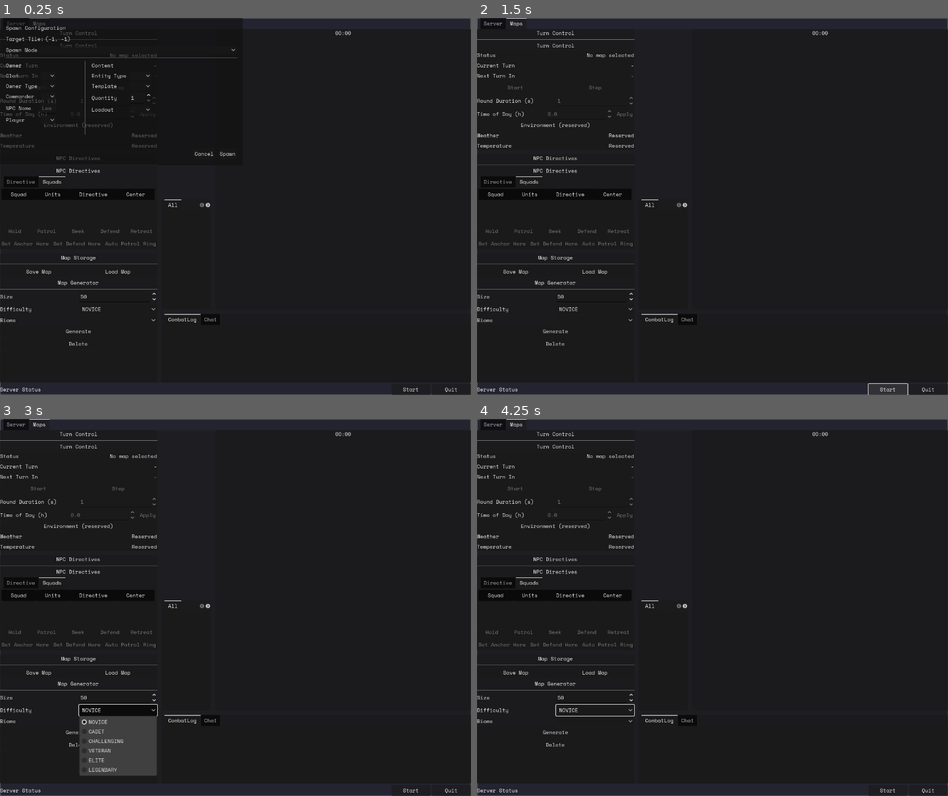
Above: before the commit, frames 1-4 (two rows, left to right).
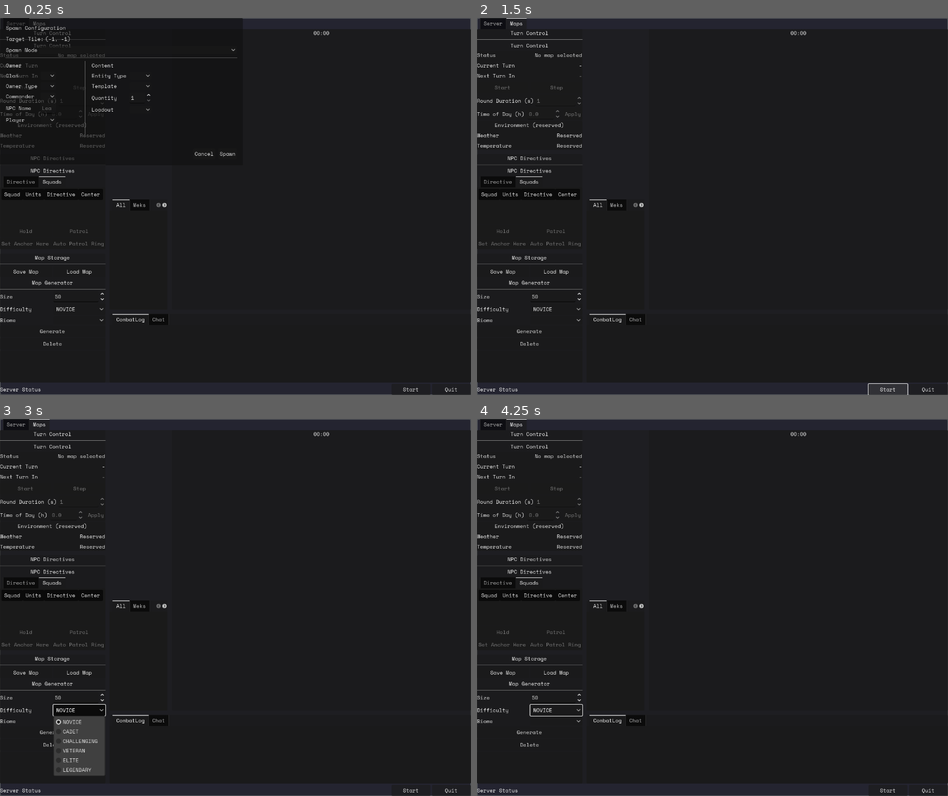
Above: after the commit, the same moments.

Repository: Galfurian/mekalingus_server
Game: Godot game, scene res://scenes/ui/server_gui.tscn
Two runs of this game, one before a commit and one after it. Both use one fixed random seed, a clock stepped at 60 frames per second and the inputs below.
Inputs (mouse positions are in pixels of both pictures, inside the frame that each line leads up to; where the layout moved, square brackets give the same spot in the first picture):
- Up to frame 1 (0.25 s): no input
- Up to frame 2 (1.5 s): click (524, 108) at 0.52 s; type "Alex" at 0.6 s; click "Start" at 1.25 s
- Up to frame 3 (3 s): click "Start" at 2 s; click "NOVICE" at 2.75 s
- Up to frame 4 (4.25 s): click (557, 720) [594, 720] at 3.5 s

The runs differ from the first frame. In frame 1, 1.5% of the frame differs, in the area x 0-75%, y 3-87%; in frame 2, 1.7%; in frame 3, 4.3%, in the area x 0-75%, y 3-95%; in frame 4, 1.8%.

Commit message:
refactor(ai): simplify directives to hold and patrol

Diff:
--- a/scenes/ui/npc_directive_panel.tscn
+++ b/scenes/ui/npc_directive_panel.tscn
@@ -148,21 +148,6 @@
 size_flags_horizontal = 3
 text = "Patrol"
 
-[node name="QuickSeek" type="Button" parent="TabContainer/Squads/QuickButtons"]
-layout_mode = 2
-size_flags_horizontal = 3
-text = "Seek"
-
-[node name="QuickDefend" type="Button" parent="TabContainer/Squads/QuickButtons"]
-layout_mode = 2
-size_flags_horizontal = 3
-text = "Defend"
-
-[node name="QuickRetreat" type="Button" parent="TabContainer/Squads/QuickButtons"]
-layout_mode = 2
-size_flags_horizontal = 3
-text = "Retreat"
-
 [node name="AnchorButtons" type="HBoxContainer" parent="TabContainer/Squads"]
 layout_mode = 2
 
@@ -171,11 +156,6 @@
 size_flags_horizontal = 3
 text = "Set Anchor Here"
 
-[node name="SetDefendHere" type="Button" parent="TabContainer/Squads/AnchorButtons"]
-layout_mode = 2
-size_flags_horizontal = 3
-text = "Set Defend Here"
-
 [node name="AutoPatrolRing" type="Button" parent="TabContainer/Squads/AnchorButtons"]
 layout_mode = 2
 size_flags_horizontal = 3
--- a/scripts/data/map/controllers/strategy/ai_planner.gd
+++ b/scripts/data/map/controllers/strategy/ai_planner.gd
@@ -218,9 +218,9 @@
 				plan,
 				source,
 				squad_center,
-				state.anchor_position,
-				state.anchor_position,
-				state.leash_radius,
+				squad_center,
+				squad_center,
+				maxi(1, state.compact_radius + 1),
 				state.compact_radius,
 				true
 			)
@@ -233,53 +233,12 @@
 				source,
 				squad_center,
 				patrol_target,
-				state.anchor_position,
-				state.leash_radius * 2,
+				Vector2i.ZERO,
+				0,
 				state.compact_radius,
 				false
 			)
 			score = 4.0
-
-		NPC_DIRECTIVE_STATE.Directive.SEEK_AND_DESTROY:
-			var enemy_target: MapCombatEntity = AIUtils.get_most_vulnerable_enemy(plan.game_map, source, 9999)
-			if enemy_target:
-				destination = AIUtils.find_furthest_progress_along_path(
-					plan.game_map,
-					source.position,
-					enemy_target.position,
-					source.combatant.speed
-				)
-			score = 2.0
-
-		NPC_DIRECTIVE_STATE.Directive.DEFEND_POINT:
-			var defend_target: Vector2i = state.defend_position
-			if defend_target == Vector2i.ZERO:
-				defend_target = state.anchor_position
-			destination = _pick_destination_for_objective(
-				plan,
-				source,
-				squad_center,
-				defend_target,
-				defend_target,
-				state.leash_radius,
-				state.compact_radius,
-				true
-			)
-			score = 3.5
-
-		NPC_DIRECTIVE_STATE.Directive.RETREAT_TO_SAFE_ZONE:
-			var safe_target: Vector2i = state.anchor_position
-			destination = _pick_destination_for_objective(
-				plan,
-				source,
-				squad_center,
-				safe_target,
-				safe_target,
-				state.leash_radius,
-				state.compact_radius,
-				true
-			)
-			score = 4.5
 
 		_:
 			destination = source.position
--- a/scripts/data/map/controllers/strategy/npc_directive_state.gd
+++ b/scripts/data/map/controllers/strategy/npc_directive_state.gd
@@ -5,9 +5,6 @@
 enum Directive {
 	HOLD_PERIMETER,
 	PATROL,
-	SEEK_AND_DESTROY,
-	DEFEND_POINT,
-	RETREAT_TO_SAFE_ZONE,
 }
 
 
@@ -27,7 +24,7 @@
 
 static func from_dict(data: Dictionary) -> NpcDirectiveState:
 	var state := NpcDirectiveState.new()
-	state.directive = int(data.get("directive", Directive.HOLD_PERIMETER))
+	state.directive = _normalize_legacy_directive(int(data.get("directive", Directive.HOLD_PERIMETER)))
 	state.anchor_position = Utils.deserialize_position(data.get("anchor_position", [0, 0]))
 	state.defend_position = Utils.deserialize_position(data.get("defend_position", [0, 0]))
 	state.patrol_index = max(0, int(data.get("patrol_index", 0)))
@@ -45,6 +42,18 @@
 		state.patrol_index = 0
 
 	return state
+
+
+static func _normalize_legacy_directive(raw_directive: int) -> int:
+	# Legacy mapping:
+	# 0 HOLD_PERIMETER -> HOLD_PERIMETER
+	# 1 PATROL -> PATROL
+	# 2 SEEK_AND_DESTROY -> PATROL
+	# 3 DEFEND_POINT -> HOLD_PERIMETER
+	# 4 RETREAT_TO_SAFE_ZONE -> HOLD_PERIMETER
+	if raw_directive == 1 or raw_directive == 2:
+		return Directive.PATROL
+	return Directive.HOLD_PERIMETER
 
 
 func to_dict() -> Dictionary:
--- a/scripts/data/map/core/game_map.gd
+++ b/scripts/data/map/core/game_map.gd
@@ -640,19 +640,8 @@
 
 
 func set_owner_defend_from_centroid(owner_key: String) -> void:
-	if owner_key.is_empty():
-		return
-
-	var state: RefCounted = get_owner_directive_by_key(owner_key)
-	if not state:
-		return
-
-	var centroid: Vector2i = _compute_owner_anchor(owner_key)
-	if centroid == Vector2i.ZERO:
-		return
-
-	state.defend_position = centroid
-	owner_directives[owner_key] = state
+	# Defend has been merged into hold behavior.
+	set_owner_anchor_from_centroid(owner_key)
 
 
 func auto_generate_owner_patrol_ring_from_centroid(owner_key: String) -> void:
@@ -712,12 +701,17 @@
 	if anchor == Vector2i.ZERO:
 		return waypoints
 
-	var patrol_radius: int = maxi(2, int(round(leash_radius * 0.75)))
+	var patrol_radius_x: int = maxi(int(map_width * 0.25), leash_radius * 2)
+	var patrol_radius_y: int = maxi(int(map_height * 0.25), leash_radius * 2)
 	var candidates: Array[Vector2i] = [
-		anchor + Vector2i(0, -patrol_radius),
-		anchor + Vector2i(patrol_radius, 0),
-		anchor + Vector2i(0, patrol_radius),
-		anchor + Vector2i(-patrol_radius, 0),
+		anchor + Vector2i(0, -patrol_radius_y),
+		anchor + Vector2i(int(round(patrol_radius_x * 0.7)), -int(round(patrol_radius_y * 0.7))),
+		anchor + Vector2i(patrol_radius_x, 0),
+		anchor + Vector2i(int(round(patrol_radius_x * 0.7)), int(round(patrol_radius_y * 0.7))),
+		anchor + Vector2i(0, patrol_radius_y),
+		anchor + Vector2i(-int(round(patrol_radius_x * 0.7)), int(round(patrol_radius_y * 0.7))),
+		anchor + Vector2i(-patrol_radius_x, 0),
+		anchor + Vector2i(-int(round(patrol_radius_x * 0.7)), -int(round(patrol_radius_y * 0.7))),
 	]
 
 	for point in candidates:
--- a/scripts/scenes/ui/npc_directive_panel.gd
+++ b/scripts/scenes/ui/npc_directive_panel.gd
@@ -16,11 +16,7 @@
 @onready var squad_tree: Tree = $TabContainer/Squads/SquadTree
 @onready var quick_hold_button: Button = $TabContainer/Squads/QuickButtons/QuickHold
 @onready var quick_patrol_button: Button = $TabContainer/Squads/QuickButtons/QuickPatrol
-@onready var quick_seek_button: Button = $TabContainer/Squads/QuickButtons/QuickSeek
-@onready var quick_defend_button: Button = $TabContainer/Squads/QuickButtons/QuickDefend
-@onready var quick_retreat_button: Button = $TabContainer/Squads/QuickButtons/QuickRetreat
 @onready var set_anchor_here_button: Button = $TabContainer/Squads/AnchorButtons/SetAnchorHere
-@onready var set_defend_here_button: Button = $TabContainer/Squads/AnchorButtons/SetDefendHere
 @onready var auto_patrol_ring_button: Button = $TabContainer/Squads/AnchorButtons/AutoPatrolRing
 
 var game_map: GameMap = null
@@ -37,11 +33,7 @@
 	squad_tree.set_column_title(3, "Center")
 	quick_hold_button.pressed.connect(func(): _apply_quick_directive(NPC_DIRECTIVE_STATE.Directive.HOLD_PERIMETER))
 	quick_patrol_button.pressed.connect(func(): _apply_quick_directive(NPC_DIRECTIVE_STATE.Directive.PATROL))
-	quick_seek_button.pressed.connect(func(): _apply_quick_directive(NPC_DIRECTIVE_STATE.Directive.SEEK_AND_DESTROY))
-	quick_defend_button.pressed.connect(func(): _apply_quick_directive(NPC_DIRECTIVE_STATE.Directive.DEFEND_POINT))
-	quick_retreat_button.pressed.connect(func(): _apply_quick_directive(NPC_DIRECTIVE_STATE.Directive.RETREAT_TO_SAFE_ZONE))
 	set_anchor_here_button.pressed.connect(_on_set_anchor_here_pressed)
-	set_defend_here_button.pressed.connect(_on_set_defend_here_pressed)
 	auto_patrol_ring_button.pressed.connect(_on_auto_patrol_ring_pressed)
 	_populate_directive_options()
 	clear()
@@ -80,11 +72,8 @@
 
 func _populate_directive_options() -> void:
 	directive_option.clear()
-	directive_option.add_item("Hold Perimeter")
+	directive_option.add_item("Hold")
 	directive_option.add_item("Patrol")
-	directive_option.add_item("Seek And Destroy")
-	directive_option.add_item("Defend Point")
-	directive_option.add_item("Retreat To Safe Zone")
 
 
 func _refresh_owner_options() -> void:
@@ -215,11 +204,7 @@
 func _toggle_quick_buttons(enabled: bool) -> void:
 	quick_hold_button.disabled = not enabled
 	quick_patrol_button.disabled = not enabled
-	quick_seek_button.disabled = not enabled
-	quick_defend_button.disabled = not enabled
-	quick_retreat_button.disabled = not enabled
 	set_anchor_here_button.disabled = not enabled
-	set_defend_here_button.disabled = not enabled
 	auto_patrol_ring_button.disabled = not enabled
 
 
@@ -267,17 +252,6 @@
 		return
 
 	game_map.set_owner_anchor_from_centroid(owner_key)
-	_refresh_selected_state()
-	_refresh_squad_tree()
-	directives_changed.emit(game_map)
-
-
-func _on_set_defend_here_pressed() -> void:
-	var owner_key: String = _get_selected_owner_key_from_squad_tree()
-	if owner_key.is_empty() or not game_map:
-		return
-
-	game_map.set_owner_defend_from_centroid(owner_key)
 	_refresh_selected_state()
 	_refresh_squad_tree()
 	directives_changed.emit(game_map)
@@ -313,12 +287,6 @@
 			return "Hold"
 		NPC_DIRECTIVE_STATE.Directive.PATROL:
 			return "Patrol"
-		NPC_DIRECTIVE_STATE.Directive.SEEK_AND_DESTROY:
-			return "Seek"
-		NPC_DIRECTIVE_STATE.Directive.DEFEND_POINT:
-			return "Defend"
-		NPC_DIRECTIVE_STATE.Directive.RETREAT_TO_SAFE_ZONE:
-			return "Retreat"
 		_:
 			return "Unknown"
 
--- a/scripts/utils/enums.gd
+++ b/scripts/utils/enums.gd
@@ -109,7 +109,4 @@
 enum NpcDirective {
 	HOLD_PERIMETER,
 	PATROL,
-	SEEK_AND_DESTROY,
-	DEFEND_POINT,
-	RETREAT_TO_SAFE_ZONE,
 }
